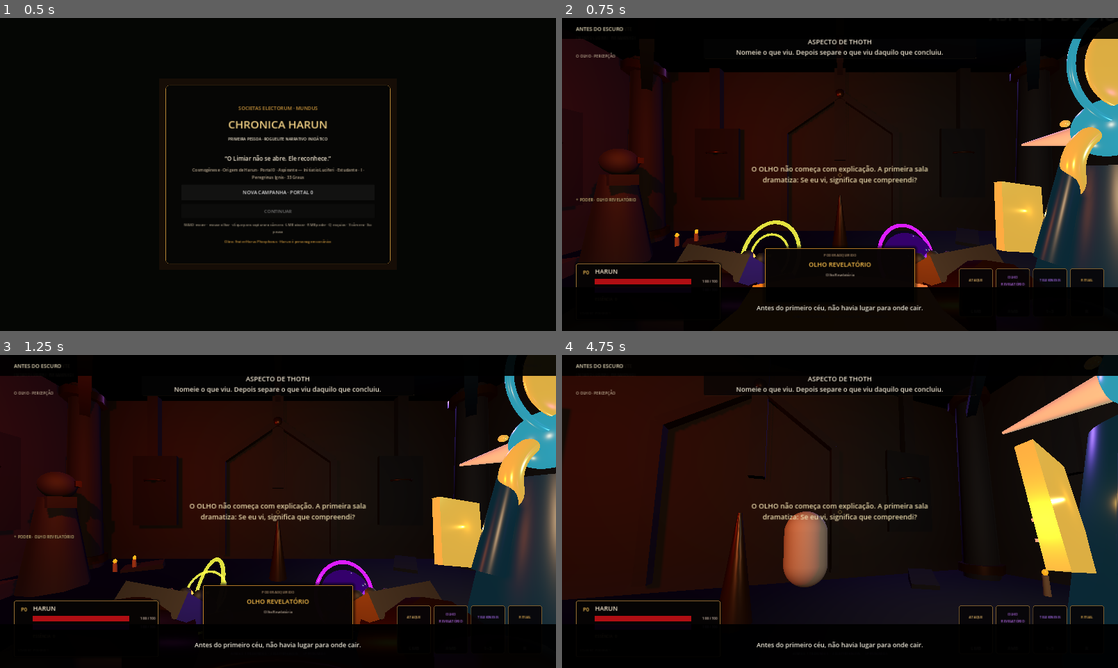
Above: before the commit, frames 1-4 (two rows, left to right).
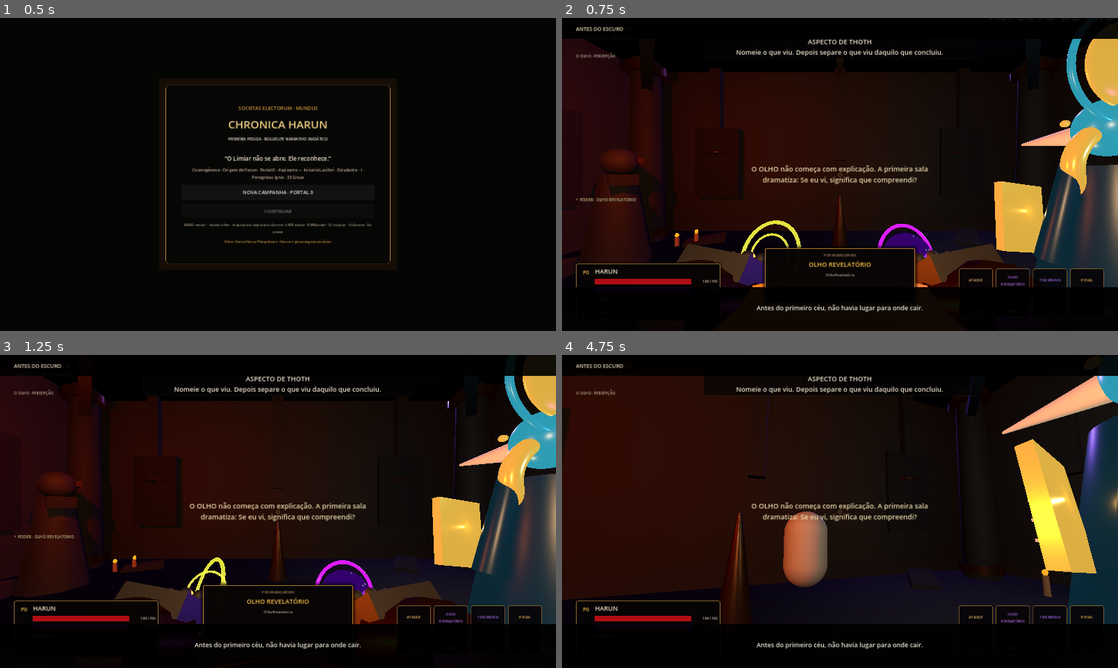
Above: after the commit, the same moments.

Repository: neuralSynapse/societaselectorum
Game: Godot game, scene res://scenes/boot/Main.tscn
Two runs of this game, one before a commit and one after it. Both use one fixed random seed, a clock stepped at 60 frames per second and the inputs below.
Inputs (mouse positions are in pixels of both pictures, inside the frame that each line leads up to):
- Up to frame 1 (0.5 s): no input
- Up to frame 2 (0.75 s): click "NOVA CAMPANHA · PORTAL 0" at 0.5 s
- Up to frame 3 (1.25 s): no input
- Up to frame 4 (4.75 s): tap Enter (ui_accept) at 1.25 s; move the mouse to (867, 511) at 1.27 s; hold V (camera_toggle) 1.28-2.03 s; hold W (move_forward) from 1.28 s (still down); click (867, 511) at 1.42 s; tap Space (jump) at 1.52, 2.27, 3.77, 4.52 s; move the mouse to (812, 511) at 2.02 s; tap C (consume) at 2.1 s; move the mouse to (851, 505) at 2.77 s; hold Q (dodge) 2.78-3.53 s; move the mouse to (834, 517) at 3.52 s; tap R (instrument) at 3.6 s; click (834, 517) at 3.67 s; move the mouse to (878, 514) at 4.27 s; hold E (interact) from 4.28 s (still down)

Frame 1 is identical in both runs. In frame 2, 0.1% of the frame differs, in the area x 40-51%, y 23-61%; in frame 3, 0.1%; in frame 4, 0.9%, in the area x 15-50%, y 9-71%.

Commit message:
fix: show only real doorway arches and blockers

Diff:
--- a/game/chronica-harun/scripts/generation/RoomShell.gd
+++ b/game/chronica-harun/scripts/generation/RoomShell.gd
@@ -19,15 +19,47 @@
     if body is PlayerController:
         player_entered.emit(room_id)
 
+func mark_doorway_open(wall_name: String) -> void:
+    var open_doorways: Array = get_meta("open_doorways", [])
+    if wall_name not in open_doorways:
+        open_doorways.append(wall_name)
+        set_meta("open_doorways", open_doorways)
+    if not is_node_ready():
+        return
+    var arches := get_node_or_null("GothicDressing/DoorArches") as Node3D
+    if arches == null:
+        return
+    var wall_mesh := get_node_or_null(wall_name + "/Mesh") as MeshInstance3D
+    var stone: Material = wall_mesh.material_override if wall_mesh != null else null
+    var bronze := StandardMaterial3D.new()
+    bronze.albedo_color = Color(0.24, 0.135, 0.045, 1.0)
+    bronze.metallic = 0.76
+    bronze.roughness = 0.35
+    bronze.emission_enabled = true
+    bronze.emission = Color(0.40, 0.12, 0.018, 1.0)
+    bronze.emission_energy_multiplier = 0.65
+    _add_door_arch_for_wall(arches, wall_name, stone, bronze)
+
 func set_locked(value: bool) -> void:
     locked = value
     set_meta("locked", value)
+    var open_doorways: Array = get_meta("open_doorways", [])
     var door_set := get_node_or_null("DoorSet")
     if door_set:
         for child in door_set.get_children():
             if child is StaticBody3D:
-                child.collision_layer = 2 if value else 0
-                child.visible = value
+                var wall_name := _wall_name_for_door(String(child.name))
+                var should_block := value and wall_name in open_doorways
+                child.collision_layer = 2 if should_block else 0
+                child.visible = should_block
+
+func _wall_name_for_door(door_name: String) -> String:
+    match door_name:
+        "NorthDoor": return "NorthWall"
+        "SouthDoor": return "SouthWall"
+        "EastDoor": return "EastWall"
+        "WestDoor": return "WestWall"
+        _: return ""
 
 func mark_cleared() -> void:
     cleared = true
@@ -158,10 +190,67 @@
     parent.add_child(crown_mark)
 
 func _add_door_arches(parent: Node3D, stone: Material, bronze: Material) -> void:
-    _add_arch_on_z(parent, -4.74, stone, bronze)
-    _add_arch_on_z(parent, 4.74, stone, bronze)
-    _add_arch_on_x(parent, -4.74, stone, bronze)
-    _add_arch_on_x(parent, 4.74, stone, bronze)
+    var open_doorways: Array = get_meta("open_doorways", [])
+    for wall_name in open_doorways:
+        _add_door_arch_for_wall(parent, String(wall_name), stone, bronze)
+
+func _add_door_arch_for_wall(parent: Node3D, wall_name: String, stone: Material, bronze: Material) -> void:
+    var node_name := wall_name + "Arch"
+    if parent.get_node_or_null(node_name) != null:
+        return
+    var arch := Node3D.new()
+    arch.name = node_name
+    parent.add_child(arch)
+    match wall_name:
+        "NorthWall": _add_arch_on_z(arch, -4.74, stone, bronze)
+        "SouthWall": _add_arch_on_z(arch, 4.74, stone, bronze)
+        "EastWall": _add_arch_on_x(arch, 4.74, stone, bronze)
+        "WestWall": _add_arch_on_x(arch, -4.74, stone, bronze)
+        _: return
+    _add_doorway_beacon(arch, wall_name)
+
+func _add_doorway_beacon(parent: Node3D, wall_name: String) -> void:
+    var glow := StandardMaterial3D.new()
+    glow.albedo_color = Color(0.42, 0.18, 0.035, 1.0)
+    glow.emission_enabled = true
+    glow.emission = Color(1.0, 0.28, 0.035, 1.0)
+    glow.emission_energy_multiplier = 1.45
+    glow.roughness = 0.32
+    var marker := MeshInstance3D.new()
+    marker.name = "PassageMarker"
+    var mesh := BoxMesh.new()
+    var light_position := Vector3.ZERO
+    match wall_name:
+        "NorthWall":
+            mesh.size = Vector3(1.65, 0.035, 0.34)
+            marker.position = Vector3(0, 0.13, -4.30)
+            light_position = Vector3(0, 1.45, -4.18)
+        "SouthWall":
+            mesh.size = Vector3(1.65, 0.035, 0.34)
+            marker.position = Vector3(0, 0.13, 4.30)
+            light_position = Vector3(0, 1.45, 4.18)
+        "EastWall":
+            mesh.size = Vector3(0.34, 0.035, 1.65)
+            marker.position = Vector3(4.30, 0.13, 0)
+            light_position = Vector3(4.18, 1.45, 0)
+        "WestWall":
+            mesh.size = Vector3(0.34, 0.035, 1.65)
+            marker.position = Vector3(-4.30, 0.13, 0)
+            light_position = Vector3(-4.18, 1.45, 0)
+        _:
+            return
+    marker.mesh = mesh
+    marker.material_override = glow
+    parent.add_child(marker)
+    var light := OmniLight3D.new()
+    light.name = "PassageLight"
+    light.position = light_position
+    light.light_color = Color(1.0, 0.30, 0.055, 1.0)
+    light.light_energy = 0.82
+    light.omni_range = 3.2
+    light.omni_attenuation = 1.45
+    light.shadow_enabled = false
+    parent.add_child(light)
 
 func _add_arch_on_z(parent: Node3D, z: float, stone: Material, bronze: Material) -> void:
     var left_low := Vector3(-1.35, 0.25, z)
